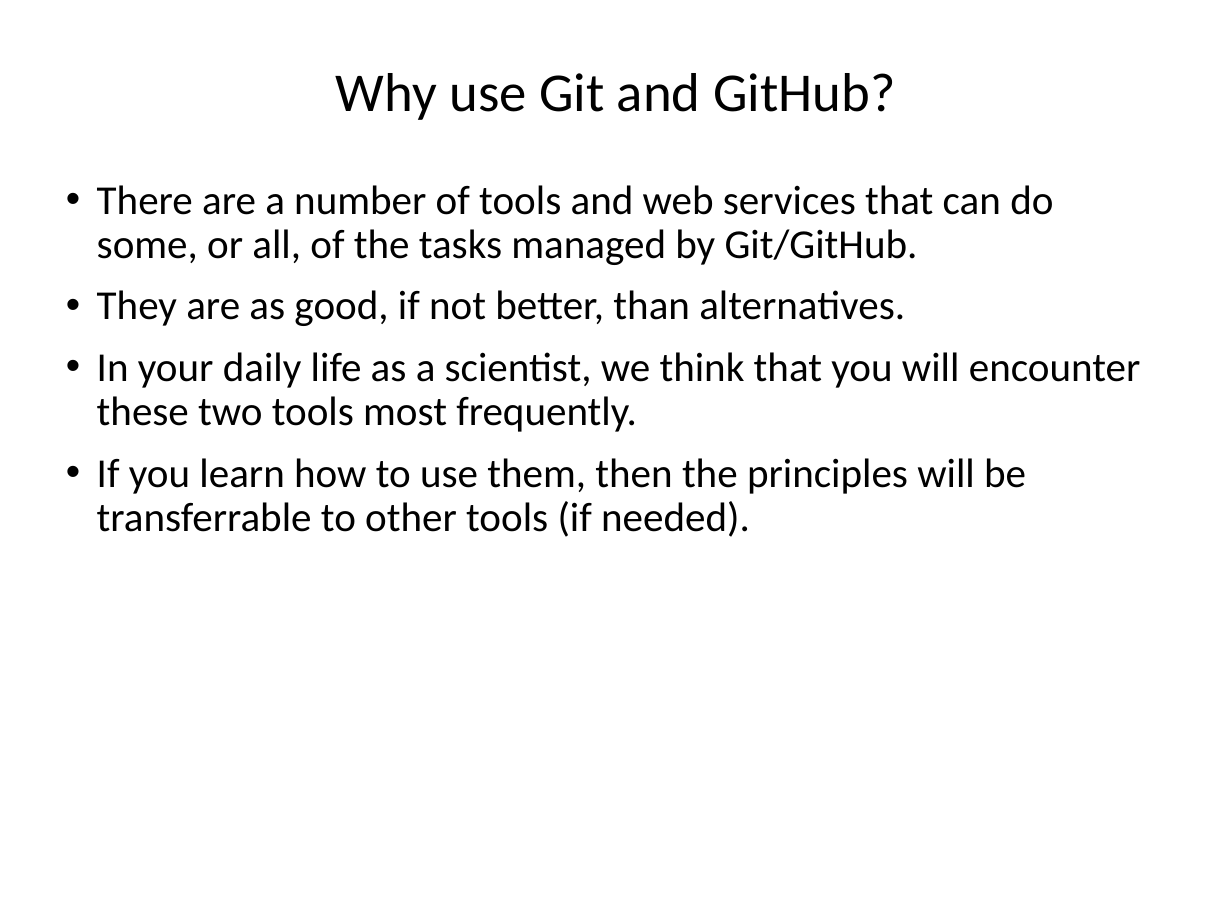
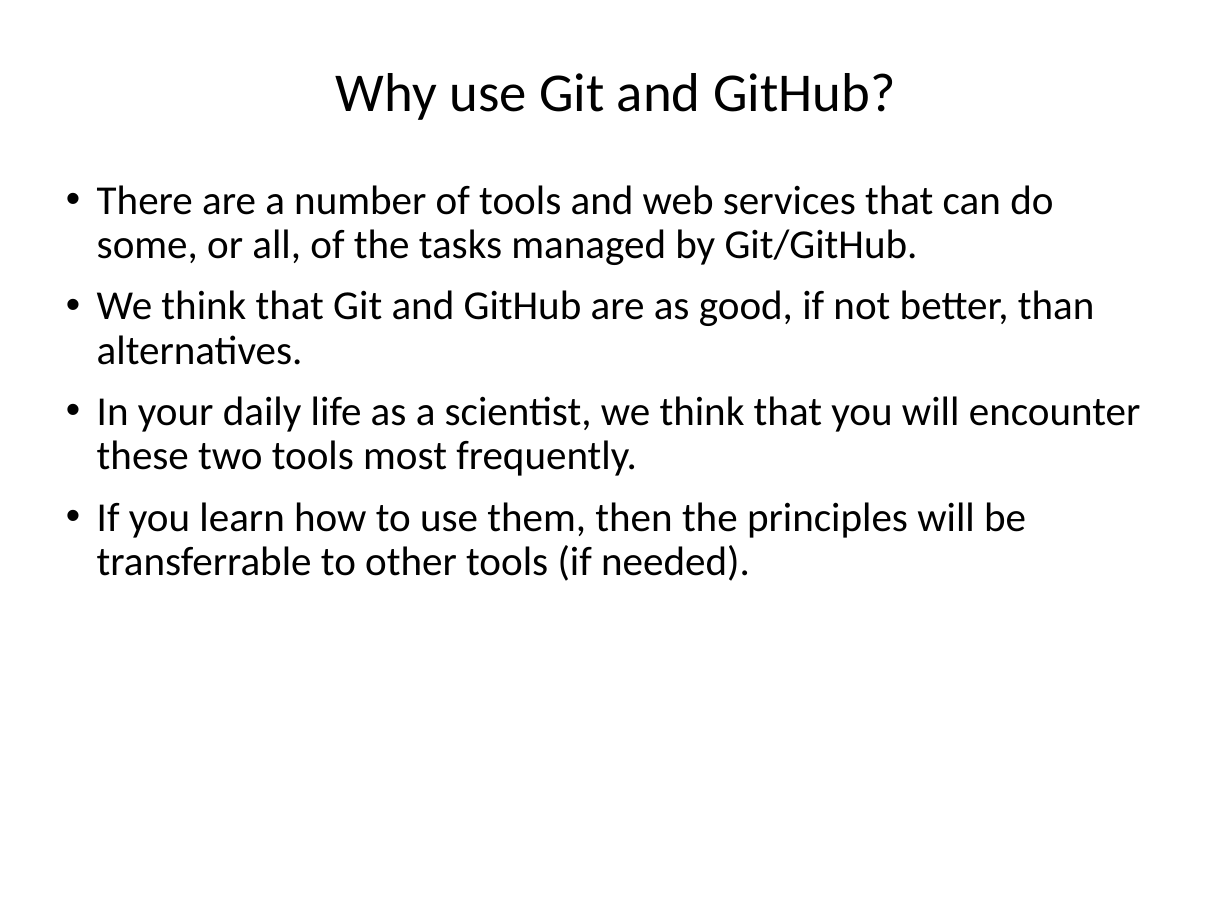
Before and after one commit to ncasuk/ncas-isc, a slide deck: slide 6 of version_control/01_git_intro.pptx. Drawn at 1232x924 pixels with LibreOffice and Linux fonts; fonts in the diff are those of the drawing; background and template pictures are left out. Boxes give left, top, right and bottom in pixels: in the first picture for what was removed or moved away, otherwise in the second. Text is boxed around its words. In the diff, an @@ line names an element or a change of style, - is before the commit and + after.

```diff
--- a/version_control/01_git_intro.pptx
+++ b/version_control/01_git_intro.pptx
@@ text at (97,290,1095,365): text changed @@
-• They are as good, if not better, than alternatives.
+• We think that Git and GitHub are as good, if not better, than alternatives.
```
Also in this commit, not shown: 4 other slides changed, 1 other file.
